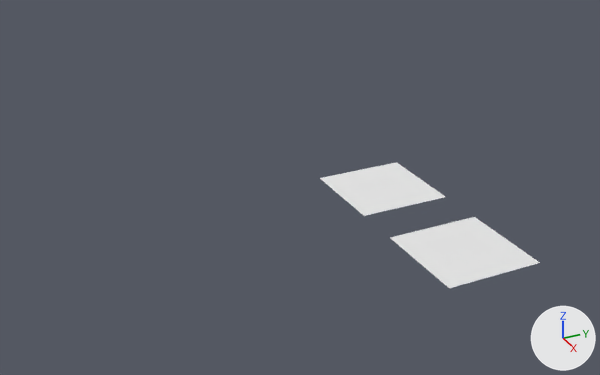
One commit to the Blender file src/main/blender/DynamicTextureDemo 2.0.blend: the scene before it, then after it.
Camera for both pictures: a camera (50 mm lens) standing at (13.95, -8.65, 7.88) and looking at (-1.86, -1.07, -0.59). The lights are fixed; the arrows at lower right show +X, +Y and +Z.

Names of what the first picture shows: 'Plane.Image.blueScreen', 'Plane.image'.
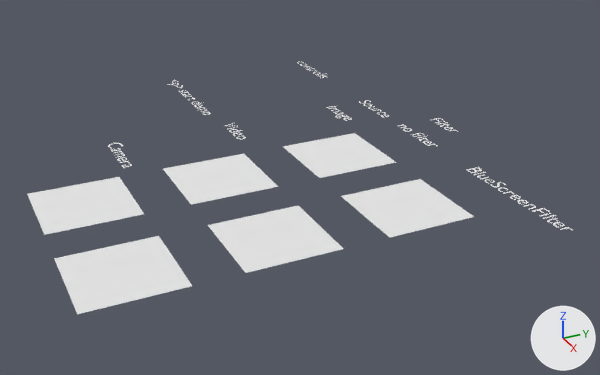
Commit message: Created image module and moved setupImage() to this new module.

Boxes [x1, y1, x2, y2] around the edits, measured in the pictures (600 x 375 px):
'Plane.Image.blueScreen', moved: before [390, 217, 540, 288]; after [341, 179, 474, 238]
'Plane.camera.blueScreen', added: after [54, 236, 192, 314]
'Plane.image', moved: before [320, 162, 445, 216]; after [282, 133, 396, 178]
'Plane.video.blueScreen', added: after [208, 206, 344, 273]
'Plane.camera', added: after [27, 177, 144, 235]
'Plane.video', added: after [163, 154, 279, 205]
'Text.blueScreen', added: after [467, 167, 573, 230]
'video.manual', added: after [167, 80, 211, 115]
'Text.Camera', added: after [108, 143, 132, 168]
'Text.no_filter', added: after [398, 124, 438, 146]
'Text.source', added: after [359, 100, 389, 118]
'Text.filter', added: after [431, 118, 459, 132]
'Text.image', added: after [326, 106, 352, 121]
'Text.video', added: after [226, 123, 246, 139]
'Text.controlls', added: after [297, 62, 327, 78]

What changed in the scene script:
```text
Add me_plane_video:
    me_plane_video.from_pydata([(-1.0, -1.0, 0.0), (1.0, -1.0, 0.0), (-1.0, 1.0, 0.0), (1.0, 1.0, 0.0)], [], [(0, 1, 3, 2)])
    me_plane_video.materials.append(mat_video)  # its picture is missing
Add me_plane_video_bluescreen:
    me_plane_video_bluescreen.from_pydata([(-1.0, -1.0, 0.0), (1.0, -1.0, 0.0), (-1.0, 1.0, 0.0), (1.0, 1.0, 0.0)], [], [(0, 1, 3, 2)])
    me_plane_video_bluescreen.materials.append(mat_video_bluescreen)  # its picture is missing
Add me_plane_camera:
    me_plane_camera.from_pydata([(-1.0, -1.0, 0.0), (1.0, -1.0, 0.0), (-1.0, 1.0, 0.0), (1.0, 1.0, 0.0)], [], [(0, 1, 3, 2)])
    me_plane_camera.materials.append(mat_camera)  # white #e7e7e7
Add me_plane_camera_bluescreen:
    me_plane_camera_bluescreen.from_pydata([(-1.0, -1.0, 0.0), (1.0, -1.0, 0.0), (-1.0, 1.0, 0.0), (1.0, 1.0, 0.0)], [], [(0, 1, 3, 2)])
    me_plane_camera_bluescreen.materials.append(mat_camera_bluescreen)  # white #e7e7e7
Add txt_video_manual:
    txt_video_manual = bpy.data.curves.new('video.manual', 'FONT')
    txt_video_manual.body = '<p> start demo'
    txt_video_manual.materials.append(mat_text)  # white #e7e7e7
Add txt_text_video:
    txt_text_video = bpy.data.curves.new('Text.video', 'FONT')
    txt_text_video.body = 'Video'
    txt_text_video.materials.append(mat_text)  # white #e7e7e7
Add txt_text_source:
    txt_text_source = bpy.data.curves.new('Text.source', 'FONT')
    txt_text_source.body = 'Source'
    txt_text_source.materials.append(mat_text)  # white #e7e7e7
Add txt_text_no_filter:
    txt_text_no_filter = bpy.data.curves.new('Text.no_filter', 'FONT')
    txt_text_no_filter.body = 'no filter'
    txt_text_no_filter.materials.append(mat_text)  # white #e7e7e7
Add txt_text_image:
    txt_text_image = bpy.data.curves.new('Text.image', 'FONT')
    txt_text_image.body = 'Image'
    txt_text_image.materials.append(mat_text)  # white #e7e7e7
Add txt_text_filter:
    txt_text_filter = bpy.data.curves.new('Text.filter', 'FONT')
    txt_text_filter.body = 'Filter'
    txt_text_filter.materials.append(mat_text)  # white #e7e7e7
Add txt_text_controlls:
    txt_text_controlls = bpy.data.curves.new('Text.controlls', 'FONT')
    txt_text_controlls.body = 'controlls'
    txt_text_controlls.materials.append(mat_text)  # white #e7e7e7
Add txt_text_video_001:
    txt_text_video_001 = bpy.data.curves.new('Text.video.001', 'FONT')
    txt_text_video_001.body = 'Camera'
    txt_text_video_001.materials.append(mat_text)  # white #e7e7e7
Add txt_text_image_bluescreen_001:
    txt_text_image_bluescreen_001 = bpy.data.curves.new('Text.image.blueScreen.001', 'FONT')
    txt_text_image_bluescreen_001.body = 'BlueScreenFilter'
    txt_text_image_bluescreen_001.materials.append(mat_text)  # white #e7e7e7
Change ob_plane_image_bluescreen:
    ob_plane_image_bluescreen.location: (3.0, 0.0, 0.0) -> (1.0, 0.0, 0.0)
Change ob_plane_image:
    ob_plane_image.location: (0.0, 0.0, 0.0) -> (-2.0, 0.0, 0.0)
Add ob_plane_video:
    ob_plane_video = bpy.data.objects.new('Plane.video', me_plane_video)
    ob_plane_video.location = (-2.0, -3.0, 0.0)
Add ob_plane_video_bluescreen:
    ob_plane_video_bluescreen = bpy.data.objects.new('Plane.video.blueScreen', me_plane_video_bluescreen)
    ob_plane_video_bluescreen.location = (1.0, -3.0, 0.0)
Add ob_plane_camera:
    ob_plane_camera = bpy.data.objects.new('Plane.camera', me_plane_camera)
    ob_plane_camera.location = (-2.0, -6.0, 0.0)
Add ob_plane_camera_bluescreen:
    ob_plane_camera_bluescreen = bpy.data.objects.new('Plane.camera.blueScreen', me_plane_camera_bluescreen)
    ob_plane_camera_bluescreen.location = (1.0, -6.0, 0.0)
Add ob_video_manual:
    ob_video_manual = bpy.data.objects.new('video.manual', txt_video_manual)
    ob_video_manual.location = (-9.0, -2.0, 0.0)
    ob_video_manual.scale = (0.5, 0.5, 0.5)
Add ob_text_video:
    ob_text_video = bpy.data.objects.new('Text.video', txt_text_video)
    ob_text_video.location = (-5.0, -1.8, 0.0)
    ob_text_video.scale = (0.5, 0.5, 0.5)
Add ob_text_source:
    ob_text_source = bpy.data.objects.new('Text.source', txt_text_source)
    ob_text_source.location = (-5.0, 2.2, 0.0)
    ob_text_source.scale = (0.5, 0.5, 0.5)
Add ob_text_no_filter:
    ob_text_no_filter = bpy.data.objects.new('Text.no_filter', txt_text_no_filter)
    ob_text_no_filter.location = (-3.0, 2.2, 0.0)
    ob_text_no_filter.scale = (0.5, 0.5, 0.5)
Add ob_text_image:
    ob_text_image = bpy.data.objects.new('Text.image', txt_text_image)
    ob_text_image.location = (-5.0, 1.2, 0.0)
    ob_text_image.scale = (0.5, 0.5, 0.5)
Add ob_text_filter:
    ob_text_filter = bpy.data.objects.new('Text.filter', txt_text_filter)
    ob_text_filter.location = (-3.0, 3.2, 0.0)
    ob_text_filter.scale = (0.5, 0.5, 0.5)
Add ob_text_controlls:
    ob_text_controlls = bpy.data.objects.new('Text.controlls', txt_text_controlls)
    ob_text_controlls.location = (-9.0, 2.2, 0.0)
    ob_text_controlls.scale = (0.5, 0.5, 0.5)
Add ob_text_camera:
    ob_text_camera = bpy.data.objects.new('Text.Camera', txt_text_video_001)
    ob_text_camera.location = (-5.0, -4.8, 0.0)
    ob_text_camera.scale = (0.5, 0.5, 0.5)
Add ob_text_bluescreen:
    ob_text_bluescreen = bpy.data.objects.new('Text.blueScreen', txt_text_image_bluescreen_001)
    ob_text_bluescreen.location = (0.0, 2.2, 0.0)
    ob_text_bluescreen.scale = (0.5, 0.5, 0.5)
```
